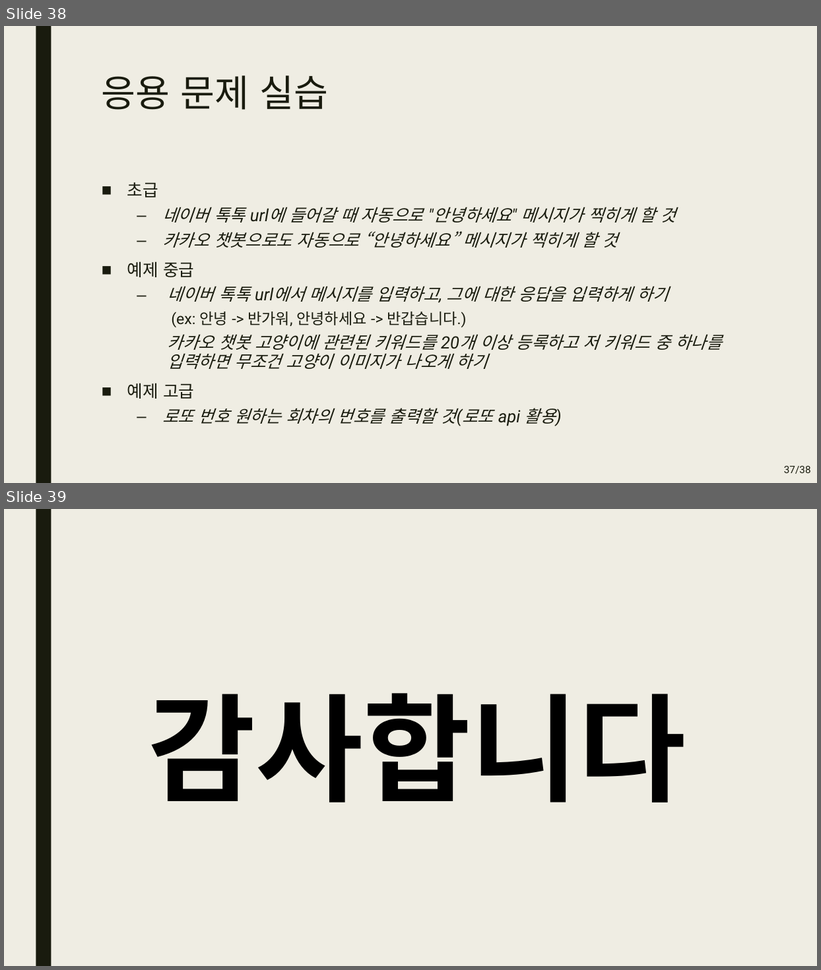
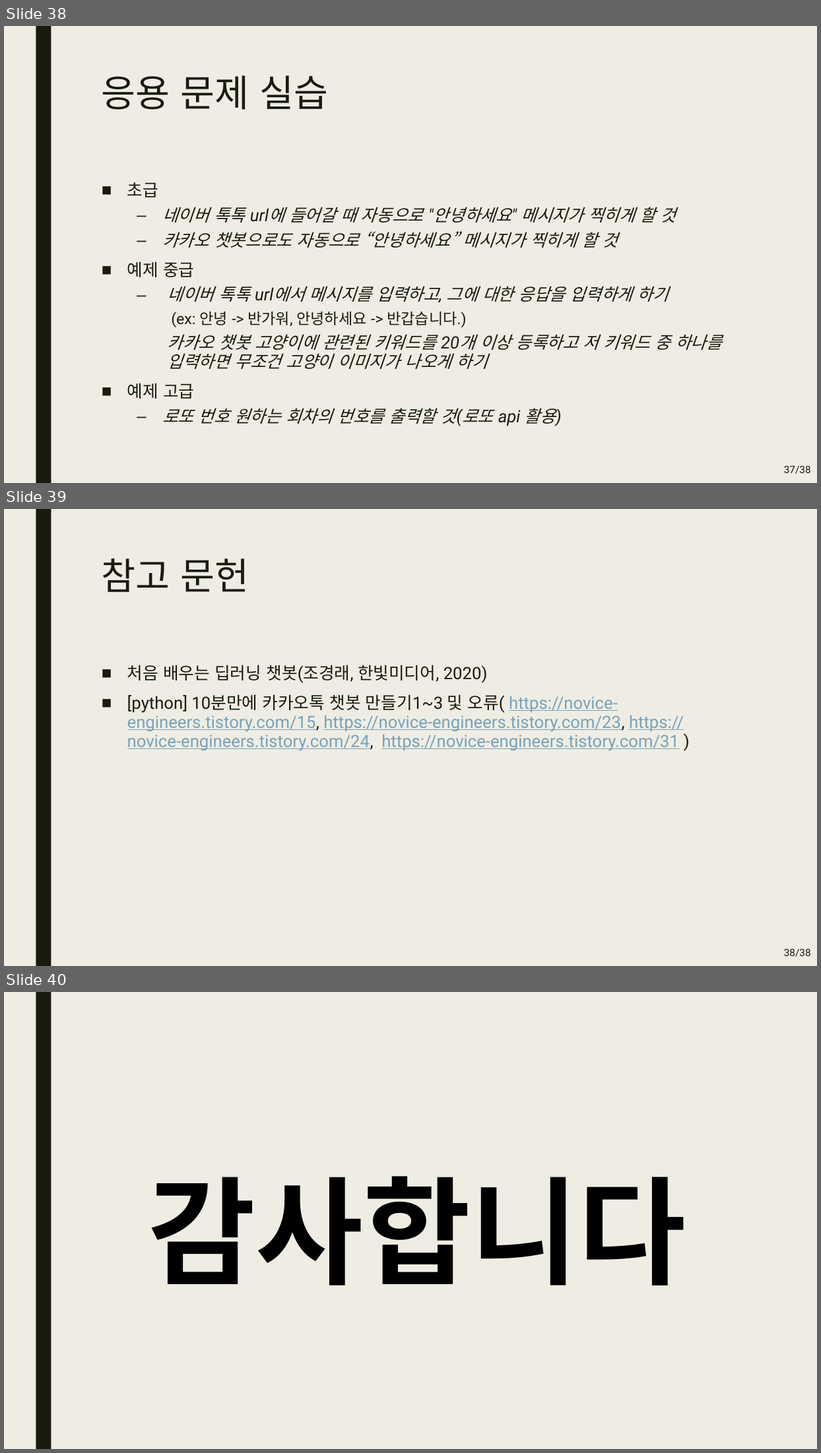
Before and after one commit to DongJoonLeeDJ/20230206_AI_9, a slide deck: djchatbot/챗봇 시작하기.pptx. Shown one above the other, each under a label of ours: slides 38 and 39 before the commit, slides 38, 39 and 40 after it. The pictures are 821x970 and 821x1453 pixels, drawn with LibreOffice and Linux fonts; fonts in the diff are those of the drawing. Boxes give left, top, right and bottom in pixels: in the first picture for what was removed or moved away, otherwise in the second. Text is boxed around its words. In the diff, an @@ line names an element or a change of style, - is before the commit and + after.

Commit message:
오타 수정 챗봇 ppt 가장 최신 버전 ㅋㅋ

```diff
--- a/djchatbot/챗봇 시작하기.pptx
+++ b/djchatbot/챗봇 시작하기.pptx
@@ slide 39 added at [4, 509, 817, 966], background #EFEDE3; not listed: 1 template element that a slide beside it also shows @@
@@ title added at [102, 559, 250, 592], 44 pt, text #191B0E @@
+참고 문헌
@@ text added at [127, 665, 684, 751], 20 pt, text #77A2BB, underline @@
+■ 처음 배우는 딥러닝 챗봇(조경래, 한빛미디어, 2020)
+■ [python] 10분만에 카카오톡 챗봇 만들기1~3 및 오류( https://novice-engineers.tistory.com/15, https://novice-engineers.tistory.com/23, https://novice-engineers.tistory.com/24, https://novice-engineers.tistory.com/31 )
@@ page number added at [784, 949, 811, 957], 12 pt, text #191B0E @@
+38/38
@@ what was slide 39 is now slide 40 @@
```
Also in this commit, not shown: 3 slides changed.
